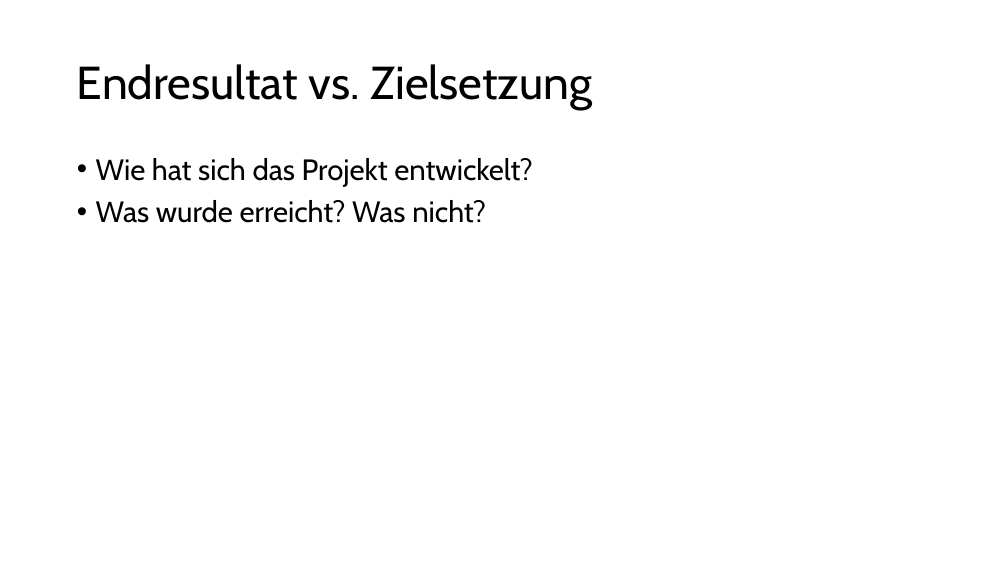
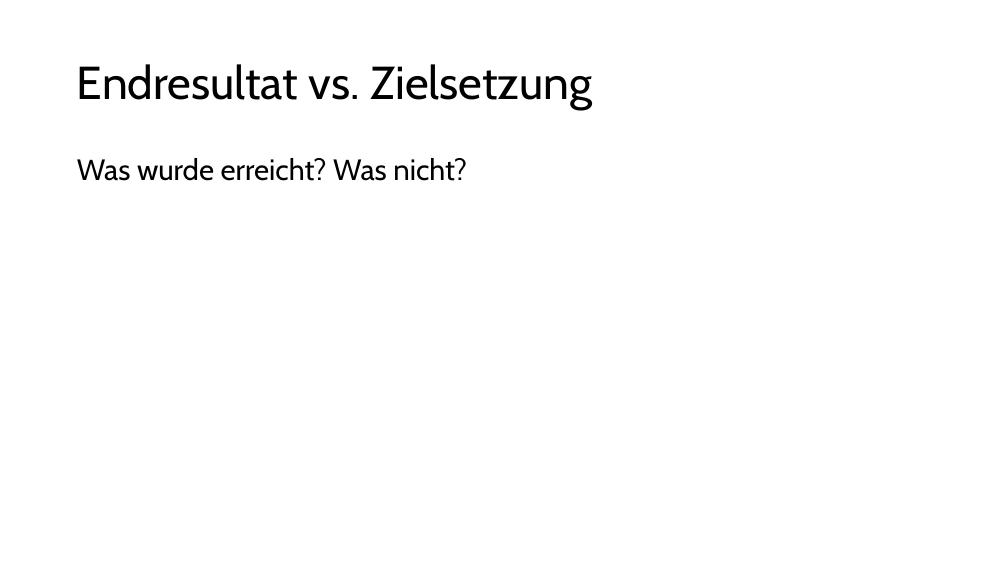
Before and after one commit to Soguel-Aurelien/UnrealEngineProjekt, a slide deck: slide 5 of Presentation/Unrealengine pp.pptx (slide 4 before the commit). Drawn at 1008x567 pixels with LibreOffice and Linux fonts; fonts in the diff are those of the drawing. Boxes give left, top, right and bottom in pixels: in the first picture for what was removed or moved away, otherwise in the second. Text is boxed around its words. In the diff, an @@ line names an element or a change of style, - is before the commit and + after.

```diff
--- a/Presentation/Unrealengine pp.pptx
+++ b/Presentation/Unrealengine pp.pptx
@@ text "Was wurde erreicht? Was nicht?" at <box>77,158,467,181</box>: bullet • to none @@
@@ text at <box>96,158,532,187</box>: paragraph removed @@
-• Wie hat sich das Projekt entwickelt?
```
Also in this commit, not shown: 5 other slides changed, 3 slides added, 1 slide removed.
